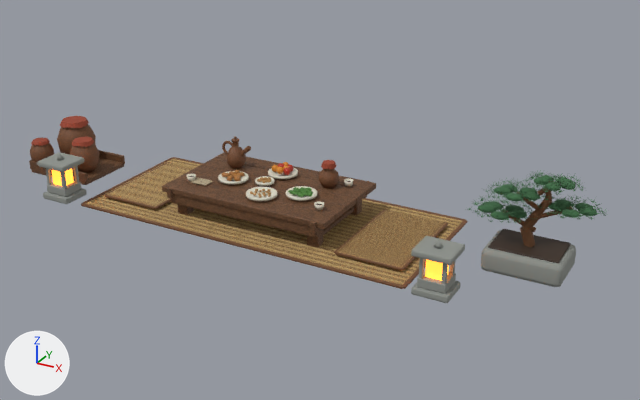
One commit to the Blender file unity/UnityPuppetTest/ArtSources/CourtyardBanquet/courtyard_banquet_v1.blend: the scene before it, then after it.
The view is the same before and after, from a 50 mm camera at (5.16, -8.15, 4.39) aimed at (0.65, 0.05, 0.29). Lighting does not change. The marker at lower left points along +X, +Y and +Z. The picture after the commit comes second.

The first picture shows 'BanquetFood Tabletop Details', 'BanquetFruitGold Tabletop Details', 'BanquetFruitRed Tabletop Details', 'BanquetGreens Tabletop Details', 'BanquetLinen Tabletop Details', 'BanquetNuts Tabletop Details', 'Fruit Dish', 'Green Dish', 'Large Banquet Floor Mat Mesh', 'Large Floor Wine Jar Mesh', 'Left Kneeling Mat Mesh', 'Low Courtyard Lantern -2.45 Mesh', 'Low Courtyard Lantern 2.45 Mesh', 'Low Table Mesh', 'Medium Floor Wine Jar Mesh', 'Nut Dish', 'Pine In Stone Planter Mesh', 'Right Kneeling Mat Mesh', 'Roast Dish', 'Small Side Dish', 'Wine Jar Storage Tray Mesh' and 6 more.
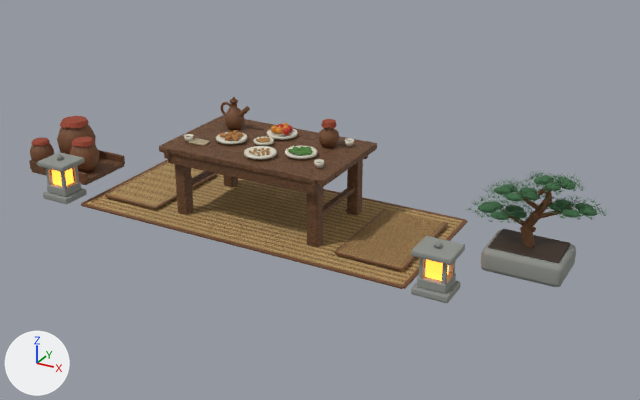
Not drawn themselves, but carrying or shaping drawn objects: ob_wine_cup_0, ob_wine_cup_1, ob_wine_cup_3, ob_wine_ewer, ob_table_wine_jar.

The edits, one by one:
me_cube_008 is used by ob_low_table_mesh; parent ob_low_table; location (0.0, -0.612, 0.24).
me_cube_008 had 952 vertices, 918 faces and spanned x -1.08..1.08, y -0.06..1.29, z -0.23..0.14.
me_cube_008 now has 952 vertices, 918 faces and spans x -1.08..1.08, y -0.06..1.29, z -0.73..0.14.
me_cube_008 part 1: the loose piece of 56 vertices spanning x -0.92..-0.84, y 0.1..1.12, z -0.17..-0.11 is moved by (0.0, 0.0, -0.25).
me_cube_008 part 2: the loose piece of 56 vertices spanning x 0.84..0.92, y 0.1..1.12, z -0.17..-0.11 is moved by (0.0, 0.0, -0.25).
me_cube_008 part 3: all 28 vertices in x -0.95..-0.81, y 0.06..0.2, z -0.23..-0.21 are moved by (0.0, 0.0, -0.5).
me_cube_008 part 4: all 28 vertices in x -0.95..-0.81, y 1.02..1.16, z -0.23..-0.21 are moved by (0.0, 0.0, -0.5).
me_cube_008 part 5: all 28 vertices in x 0.81..0.95, y 0.06..0.2, z -0.23..-0.21 are moved by (0.0, 0.0, -0.5).
me_cube_008 part 6: all 28 vertices in x 0.81..0.95, y 1.02..1.16, z -0.23..-0.21 are moved by (0.0, 0.0, -0.5).
Object 'Low Table Mesh' (ob_low_table_mesh) moves from (0.0, -0.612, 0.24) to (0.0, -0.612, 0.738).
Object 'Wine Cup 0' (ob_wine_cup_0) moves from (-0.86, -0.36, 0.385) to (-0.86, -0.36, 0.882).
Object 'Wine Cup 1' (ob_wine_cup_1) moves from (0.86, -0.35, 0.385) to (0.86, -0.35, 0.882).
Object 'Wine Cup 3' (ob_wine_cup_3) moves from (0.84, 0.4, 0.385) to (0.84, 0.4, 0.882).
Object 'Wine Ewer' (ob_wine_ewer) moves from (-0.65, 0.28, 0.385) to (-0.65, 0.28, 0.882).
Object 'Table Wine Jar' (ob_table_wine_jar) moves from (0.64, 0.28, 0.385) to (0.64, 0.28, 0.882).
Object 'Fruit Dish' (ob_fruit_dish) moves from (0.0, 0.31, 0.385) to (0.0, 0.31, 0.882).
Object 'BanquetFruitGold Tabletop Details' (ob_banquetfruitgold_tabletop_details) moves from (0.0442, 0.31, 0.468) to (0.0442, 0.31, 0.965).
Object 'BanquetFruitRed Tabletop Details' (ob_banquetfruitred_tabletop_details) moves from (-0.0461, 0.352, 0.469) to (-0.0461, 0.352, 0.967).
Object 'Roast Dish' (ob_roast_dish) moves from (-0.43, -0.11, 0.385) to (-0.43, -0.11, 0.882).
Object 'BanquetFood Tabletop Details' (ob_banquetfood_tabletop_details) moves from (-0.386, -0.11, 0.44) to (-0.386, -0.11, 0.938).
Object 'Nut Dish' (ob_nut_dish) moves from (0.12, -0.36, 0.385) to (0.12, -0.36, 0.882).
Object 'BanquetNuts Tabletop Details' (ob_banquetnuts_tabletop_details) moves from (0.151, -0.36, 0.43) to (0.151, -0.36, 0.927).
Object 'Green Dish' (ob_green_dish) moves from (0.51, -0.13, 0.385) to (0.51, -0.13, 0.882).
Object 'BanquetGreens Tabletop Details' (ob_banquetgreens_tabletop_details) moves from (0.541, -0.13, 0.435) to (0.541, -0.13, 0.932).
Object 'Small Side Dish' (ob_small_side_dish) moves from (-0.05, -0.02, 0.385) to (-0.05, -0.02, 0.882).
Object 'BanquetLinen Tabletop Details' (ob_banquetlinen_tabletop_details) moves from (-0.72, -0.4, 0.391) to (-0.72, -0.4, 0.888).

Changed parts and their boxes [x1, y1, x2, y2] in the pictures (640 x 400 px; the box of a moved part takes in the faces that stretch with it):
'Low Table Mesh', reshaped, moved (40% taller): before [162, 153, 376, 247]; after [159, 115, 377, 247]
'Wine Ewer Mesh', moved: before [222, 136, 251, 168]; after [220, 97, 250, 130]
'Table Wine Jar Mesh', moved: before [318, 160, 339, 188]; after [319, 119, 339, 148]
'Nut Dish', moved: before [246, 187, 277, 201]; after [244, 146, 277, 160]
'Green Dish', moved: before [286, 186, 317, 201]; after [285, 145, 317, 159]
'Fruit Dish', moved: before [268, 167, 298, 179]; after [267, 129, 298, 140]
'Roast Dish', moved: before [218, 171, 249, 185]; after [216, 132, 247, 144]
'BanquetGreens Tabletop Details', moved: before [288, 187, 313, 197]; after [288, 146, 313, 156]
'BanquetFood Tabletop Details', moved: before [222, 170, 245, 181]; after [220, 130, 243, 141]
'BanquetNuts Tabletop Details', moved: before [250, 177, 271, 198]; after [249, 137, 270, 156]
'BanquetLinen Tabletop Details', moved: before [191, 177, 213, 186]; after [188, 138, 211, 146]
'BanquetFruitGold Tabletop Details', moved: before [271, 162, 290, 174]; after [271, 123, 288, 134]
'Small Side Dish', moved: before [255, 176, 275, 186]; after [254, 137, 274, 146]
'BanquetFruitRed Tabletop Details', moved: before [278, 163, 293, 175]; after [277, 124, 293, 135]
'Wine Cup 1 Mesh', moved: before [314, 201, 324, 210]; after [314, 159, 324, 168]
'Wine Cup 3 Mesh', moved: before [344, 178, 354, 187]; after [344, 138, 354, 147]
'Wine Cup 0 Mesh', moved: before [186, 174, 196, 182]; after [184, 134, 194, 142]
part 1 of me_cube_008, moved or reshaped (not visible before): after [192, 171, 214, 186]
part 2 of me_cube_008, moved or reshaped: before [323, 206, 354, 235]; after [323, 186, 355, 215]
part 3 of me_cube_008, moved or reshaped: before [177, 204, 194, 215]; after [175, 165, 194, 215]
part 4 of me_cube_008, moved or reshaped (not visible before): after [224, 175, 238, 187]
part 5 of me_cube_008, moved or reshaped: before [307, 229, 323, 247]; after [307, 186, 323, 247]
part 6 of me_cube_008, moved or reshaped: before [351, 200, 362, 215]; after [347, 159, 363, 215]
